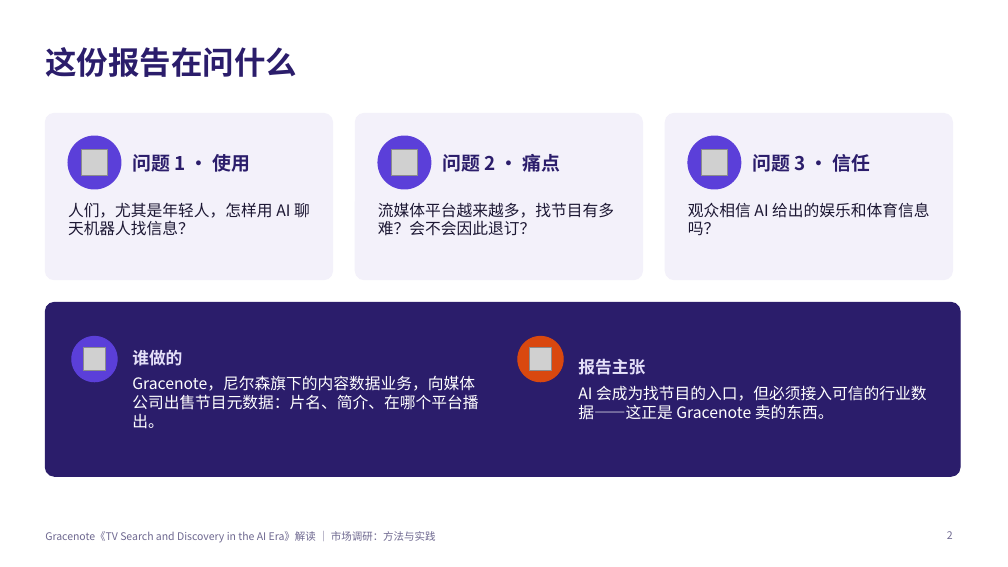
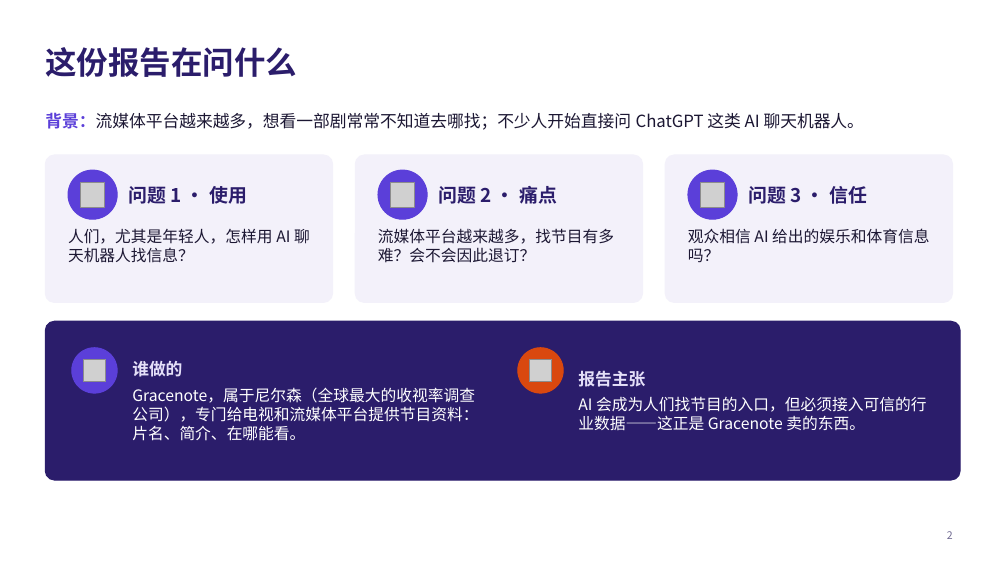
Before and after one commit to jayleo113/ppt, a slide deck: slide 2 of Gracenote_AI报告解读_课堂分享.pptx. Drawn at 1008x567 pixels with LibreOffice and Linux fonts; fonts in the diff are those of the drawing; grey boxes stand for pictures. Boxes give left, top, right and bottom in pixels: in the first picture for what was removed or moved away, otherwise in the second. Text is boxed around its words. In the diff, an @@ line names an element or a change of style, - is before the commit and + after.

```diff
--- a/Gracenote_AI报告解读_课堂分享.pptx
+++ b/Gracenote_AI报告解读_课堂分享.pptx
@@ text added at (45, 112, 864, 130), 16 pt, text #1C1733 @@
+背景：流媒体平台越来越多，想看一部剧常常不知道去哪找；不少人开始直接问 ChatGPT 这类 AI 聊天机器人。
@@ proportions changed in 4 elements at (45, 321, 960, 480), (355, 155, 643, 302), (665, 155, 953, 302), (45, 155, 333, 302) @@
@@ rounded rectangle: place and size @@
-rounded rectangle at (45, 113, 333, 280)
+rounded rectangle at (45, 155, 333, 302)
@@ ellipse: place and size @@
-ellipse at (68, 136, 121, 189)
+ellipse at (68, 170, 117, 219)
@@ text "问题 1 · 使用": place and size @@
-text "问题 1 · 使用" at (132, 154, 251, 172)
+text "问题 1 · 使用" at (128, 186, 247, 204)
@@ rounded rectangle: place and size @@
-rounded rectangle at (355, 113, 643, 280)
+rounded rectangle at (355, 155, 643, 302)
@@ ellipse: place and size @@
-ellipse at (378, 136, 431, 189)
+ellipse at (378, 170, 427, 219)
@@ text "问题 2 · 痛点": place and size @@
-text "问题 2 · 痛点" at (442, 154, 561, 172)
+text "问题 2 · 痛点" at (438, 186, 557, 204)
@@ rounded rectangle: place and size @@
-rounded rectangle at (665, 113, 953, 280)
+rounded rectangle at (665, 155, 953, 302)
@@ ellipse: place and size @@
-ellipse at (688, 136, 741, 189)
+ellipse at (688, 170, 737, 219)
@@ text "问题 3 · 信任": place and size @@
-text "问题 3 · 信任" at (752, 154, 871, 172)
+text "问题 3 · 信任" at (748, 186, 867, 204)
@@ 3 pictures: place and size @@
-3 pictures at (81, 150, 728, 176)
+3 pictures at (80, 182, 725, 207)
@@ text "人们，尤其是年轻人，怎样用 AI 聊天机器人找信息？": place and size @@
-text "人们，尤其是年轻人，怎样用 AI 聊天机器人找信息？" at (68, 202, 310, 236)
+text "人们，尤其是年轻人，怎样用 AI 聊天机器人找信息？" at (68, 228, 310, 263)
@@ text "流媒体平台越来越多，找节目有多难？会不会因此退订？": place and size @@
-text "流媒体平台越来越多，找节目有多难？会不会因此退订？" at (378, 202, 614, 236)
+text "流媒体平台越来越多，找节目有多难？会不会因此退订？" at (378, 228, 614, 263)
@@ text "观众相信 AI 给出的娱乐和体育信息吗？": place and size @@
-text "观众相信 AI 给出的娱乐和体育信息吗？" at (688, 202, 929, 236)
+text "观众相信 AI 给出的娱乐和体育信息吗？" at (688, 228, 929, 263)
@@ rounded rectangle: place and size @@
-rounded rectangle at (45, 302, 960, 476)
+rounded rectangle at (45, 321, 960, 480)
@@ text "谁做的": place and size @@
-text "谁做的" at (132, 350, 478, 429)
+text "谁做的" at (132, 361, 478, 441)
@@ 2 pictures, 2 ellipses, 1 text: place and size @@
-2 pictures, 2 ellipses, 1 text at (72, 337, 927, 420)
+2 pictures, 2 ellipses, 1 text at (72, 348, 927, 430)
@@ text at (132, 387, 478, 441): text changed @@
-Gracenote，尼尔森旗下的内容数据业务，向媒体公司出售节目元数据：片名、简介、在哪个平台播出。
+Gracenote，属于尼尔森（全球最大的收视率调查公司），专门给电视和流媒体平台提供节目资料：片名、简介、在哪能看。
@@ text at (578, 396, 927, 430): text changed @@
-AI 会成为找节目的入口，但必须接入可信的行业数据——这正是 Gracenote 卖的东西。
+AI 会成为人们找节目的入口，但必须接入可信的行业数据——这正是 Gracenote 卖的东西。
@@ text removed at (45, 531, 436, 543) @@
-Gracenote《TV Search and Discovery in the AI Era》解读 ｜ 市场调研：方法与实践
```
Also in this commit, not shown: 11 other slides changed, 4 other files.
